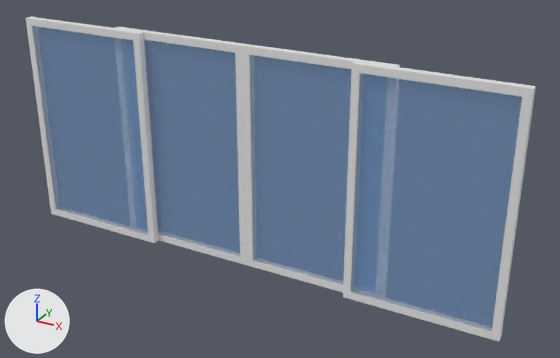
Two versions of the FBX model models/Doors.fbx, one commit apart.
Rendered twice from a 50 mm lens placed at (9.8, -16.19, 10.76), pointed at (0.89, -0.01, 2.67). Lighting does not change. The marker at lower left points along +X, +Y and +Z.

The first picture shows 'Door 1', 'Door 2', 'Door 3', 'Door 4'.
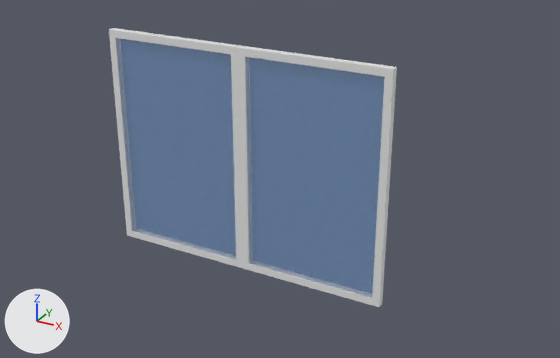
Pixel boxes (x1, y1, x2, y2) of what changed, in the pictures (560 x 358 px):
'Door 2', deleted (blue): before (343, 61, 536, 342)
'Door 4', moved: before (242, 44, 400, 292); after (238, 46, 397, 307)
'Door 3', moved: before (115, 27, 246, 265); after (109, 28, 243, 268)
'Door 1', deleted (blue): before (26, 17, 158, 243)

What the commit changed:
Object 'Door 2' (ob_door_2) is deleted.
Object 'Door 4' (ob_door_4) moves from (2.0, -0.2, 4.0) to (2.0, -0.4, 4.0).
Object 'Door 1' (ob_door_1) is deleted.
Object 'Door 3' (ob_door_3) moves from (-2.0, -0.2, 4.0) to (-2.0, -0.4, 4.0).
